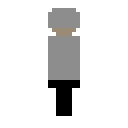
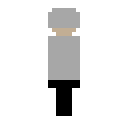
Comparing the layer stacks of the two 128 × 128 images. Changes:
painted on "Layer 1" over (48, 8, 80, 80)
